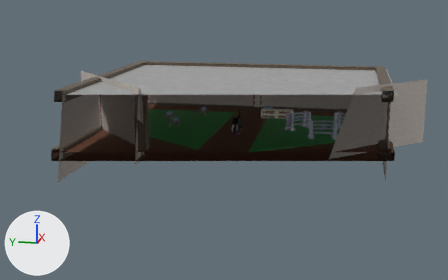
What one commit did to the glTF model assets/models/level_one.glb.
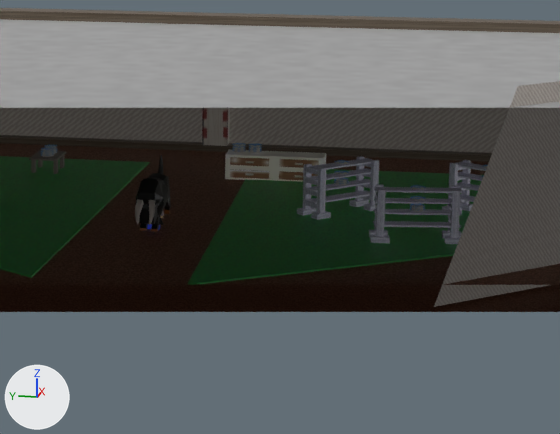
Each version is shown whole from a 50 mm lens placed at (-119.4, -21.2, 28.6), pointed at (-1.5, 2.4, -0.9), then close up on the part from 42% to 83% of the width and 21% to 72% of the height. The axes (+X, +Y, +Z) are drawn at lower left. The lights are the same throughout. Everything nearer to the camera than a plane just in front of the edit is cut away. Where no turn or scale is listed for an object, it has been applied to the vertices.

The first close-up shows 'Carpet', 'Ceiling.noshadowcast', 'Column', 'Column.007', 'Column.011', 'Cube.001', 'Drawer.001', 'Floor', 'OuterWalls', 'OuterWalls.004', 'Plate.plate.003Group000', 'Plate.plate.007Group000', 'bottomShelf.003', 'metalLeft.001', 'metalRight.002', 'metalRight.003', 'middleShelf.003', 'nearTopShelf.003', 'topShelf.003'.
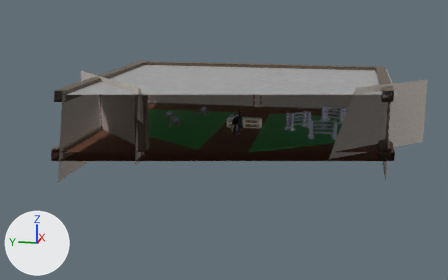
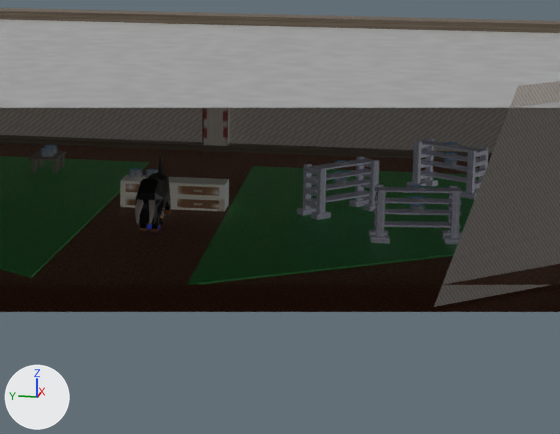
Pixel boxes [x1, y1, x2, y2] of what changed, in the close-ups (560 x 434 px):
'Drawer.001', moved
    before: [225, 149, 326, 182]
    after: [120, 175, 229, 212]
'metalRight.003', moved
    before: [442, 160, 473, 213]
    after: [407, 138, 438, 187]
'metalLeft.003', moved (not visible before)
    after: [460, 147, 489, 200]
'topShelf.003', moved
    before: [456, 162, 486, 171]
    after: [421, 140, 488, 154]
'nearTopShelf.003', moved
    before: [458, 172, 483, 181]
    after: [421, 149, 487, 163]
'middleShelf.003', moved
    before: [457, 182, 480, 191]
    after: [421, 159, 486, 174]
'bottomShelf.003', moved
    before: [460, 194, 475, 202]
    after: [420, 170, 482, 185]
'Plate.plate.004Group000', moved
    before: [233, 143, 246, 146]
    after: [129, 168, 143, 172]
'Plate.plate.008Group000', moved
    before: [249, 144, 262, 147]
    after: [146, 169, 158, 173]
'Plate.plate.003Group000', moved
    before: [232, 146, 245, 149]
    after: [129, 171, 143, 175]
'Plate.plate.002Group000', moved
    before: [232, 148, 246, 151]
    after: [129, 174, 143, 177]
'Plate.plate.003Group008', moved (not visible before)
    after: [444, 152, 458, 156]
'Plate.plate.007Group000', moved
    before: [249, 146, 262, 149]
    after: [146, 172, 158, 175]
'Plate.plate.001Group000', moved
    before: [233, 150, 246, 152]
    after: [129, 175, 143, 178]

What changed in the scene script:
```text
Change ob_drawer_001:
    ob_drawer_001.location: (0.0, 0.0, 0.0) -> (-10.7, 5.72, 0.0)
Change ob_plate_plate_008group000:
    ob_plate_plate_008group000.location: (17.78, -4.4, 2.46) -> (7.09, 1.32, 2.46)
Change ob_plate_plate_007group000:
    ob_plate_plate_007group000.location: (17.78, -4.4, 2.28) -> (7.09, 1.32, 2.28)
Change ob_plate_plate_004group000:
    ob_plate_plate_004group000.location: (17.77, -3.22, 2.46) -> (7.07, 2.5, 2.46)
Change ob_plate_plate_003group000:
    ob_plate_plate_003group000.location: (17.77, -3.22, 2.28) -> (7.07, 2.5, 2.28)
Change ob_plate_plate_002group000:
    ob_plate_plate_002group000.location: (17.77, -3.22, 2.14) -> (7.07, 2.5, 2.14)
Change ob_plate_plate_001group000:
    ob_plate_plate_001group000.location: (17.77, -3.22, 2.01) -> (7.07, 2.5, 2.01)
Change ob_plate_plate_003group008:
    ob_plate_plate_003group008.location: (7.83, -21.31, 2.79) -> (15.5, -18.58, 2.79)
Change ob_bottomshelf_003:
    ob_bottomshelf_003.location: (7.83, -21.32, 0.0) -> (15.49, -18.59, 0.0)
Change ob_metalleft_003:
    ob_metalleft_003.location: (7.83, -21.32, 0.0) -> (15.49, -18.59, 0.0)
Change ob_metalright_003:
    ob_metalright_003.location: (7.83, -21.32, 0.0) -> (15.49, -18.59, 0.0)
Change ob_middleshelf_003:
    ob_middleshelf_003.location: (7.83, -21.32, 0.0) -> (15.49, -18.59, 0.0)
Change ob_neartopshelf_003:
    ob_neartopshelf_003.location: (7.83, -21.32, 0.0) -> (15.49, -18.59, 0.0)
Change ob_topshelf_003:
    ob_topshelf_003.location: (7.83, -21.32, 0.0) -> (15.49, -18.59, 0.0)
```
